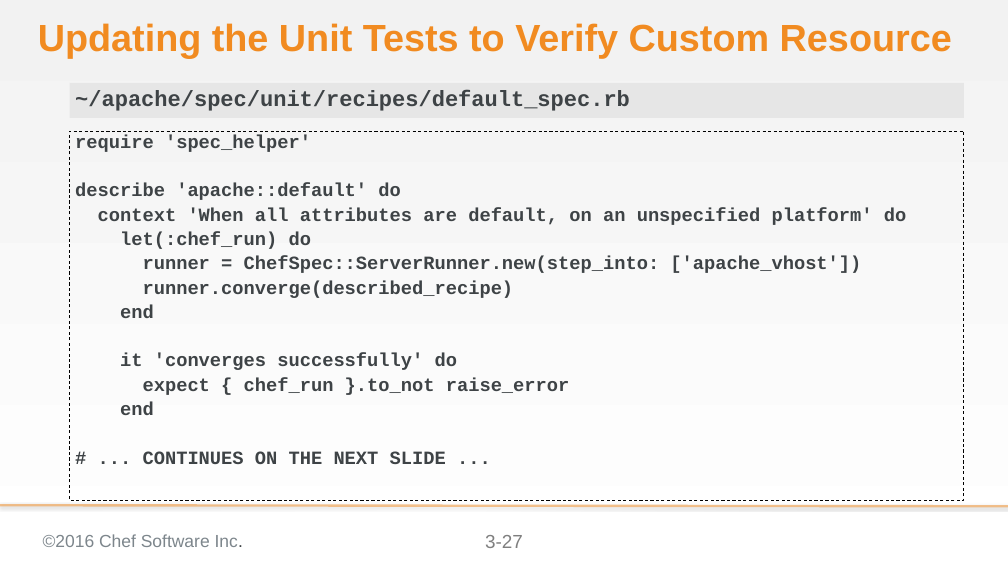
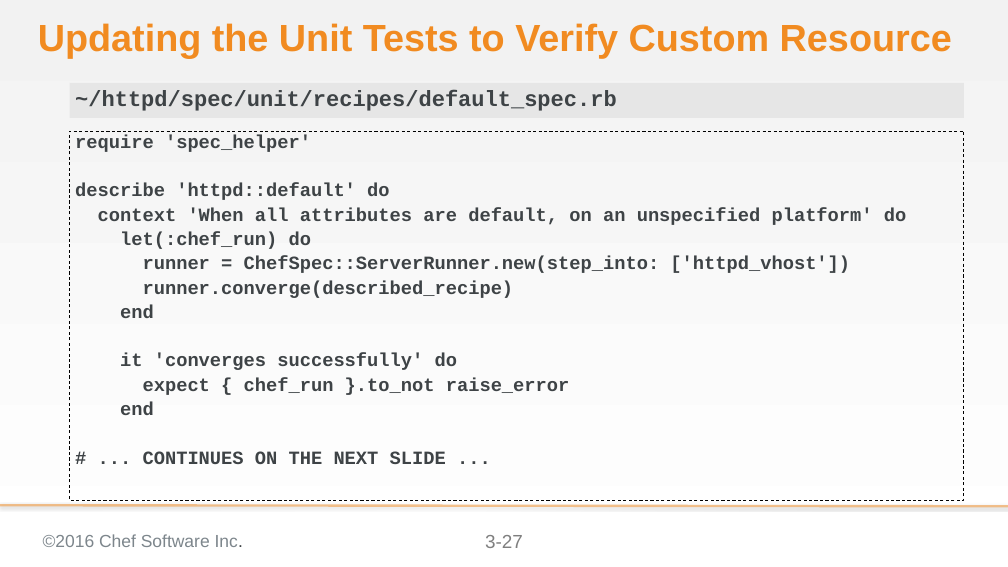
Before and after one commit to chef-training/extending_cookbooks, a slide deck: slide 27 of 03-creating_a_custom_resource.pptx. Drawn at 1008x567 pixels with LibreOffice and Linux fonts; fonts in the diff are those of the drawing; background and template pictures are left out. Boxes give left, top, right and bottom in pixels: in the first picture for what was removed or moved away, otherwise in the second. Text is boxed around its words. In the diff, an @@ line names an element or a change of style, - is before the commit and + after.

Commit message:
Updates to InSpec, the output, cookbook name, and hash syntax
* Changed ServerSpec to InSpec
* Changed ouput to show InSpec feedback from Test Kitchen
* Updated ChefSpec output as well though it was only warnings that were removed
* Renamed the cookbook to 'httpd' so that it works with the TDD content
* Decided to use the newer Ruby hash syntax in all locations

```diff
--- a/03-creating_a_custom_resource.pptx
+++ b/03-creating_a_custom_resource.pptx
@@ text at [75,90,617,111]: text changed @@
-~/apache/spec/unit/recipes/default_spec.rb
+~/httpd/spec/unit/recipes/default_spec.rb
@@ text at [75,183,389,200]: text changed @@
-describe 'apache::default' do
+describe 'httpd::default' do
@@ text at [143,256,850,273]: text changed @@
-runner = ChefSpec::ServerRunner.new(step_into: ['apache_vhost'])
+runner = ChefSpec::ServerRunner.new(step_into: ['httpd_vhost'])
```
Also in this commit, not shown: 41 other slides changed.
